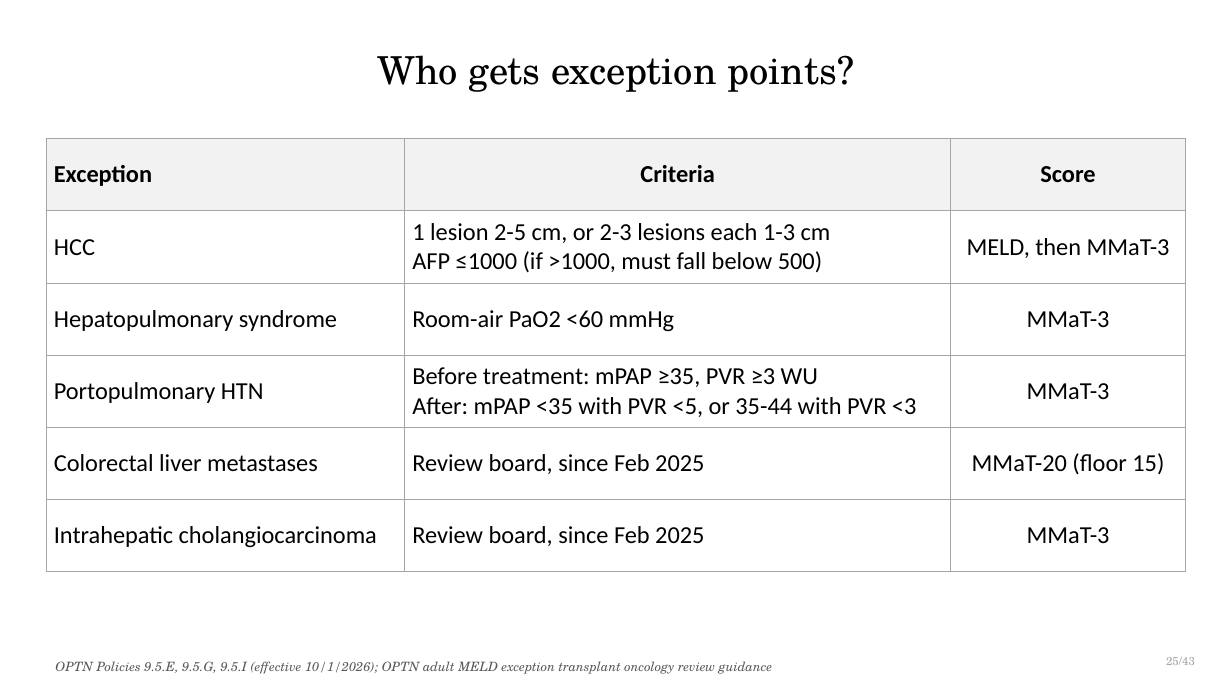
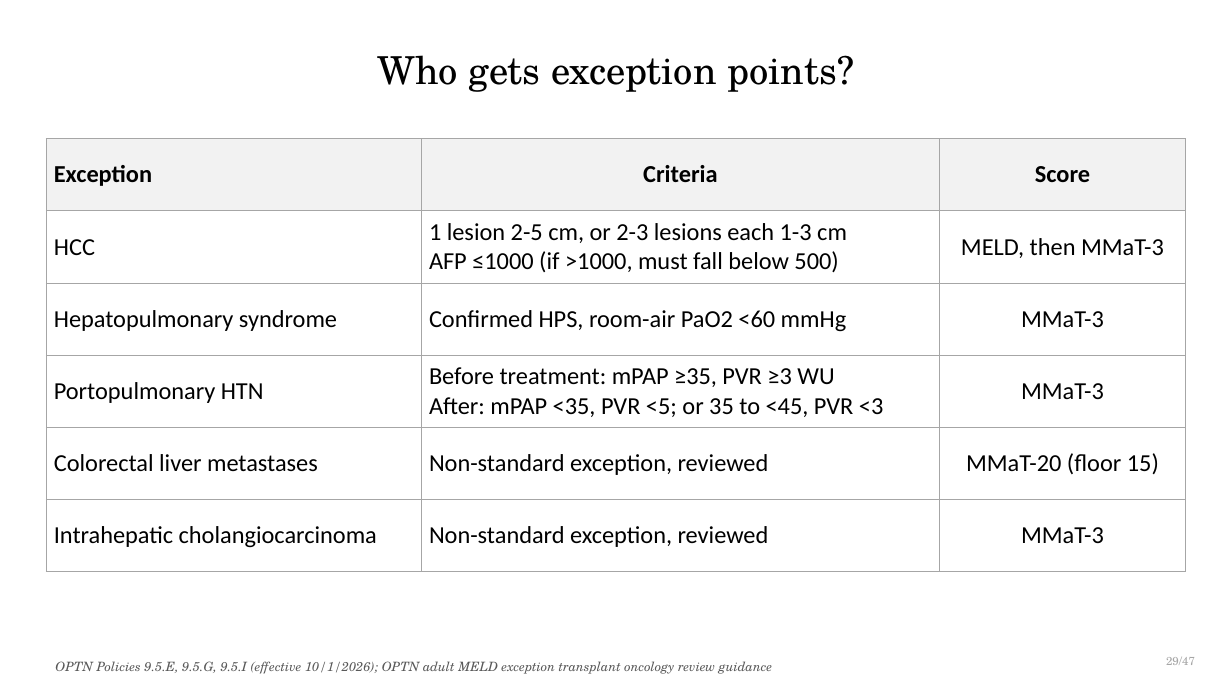
Before and after one commit to qaddodi/mohammad-almeqdadi-lectures, a slide deck: slide 31 of lectures/liver-transplant-grand-rounds-mmc-2026/Liver Transplantation When to Refer and Whats New.pptx (slide 27 before the commit). Drawn at 1232x693 pixels with LibreOffice and Linux fonts; fonts in the diff are those of the drawing. Boxes give left, top, right and bottom in pixels: in the first picture for what was removed or moved away, otherwise in the second. Text is boxed around its words. In the diff, an @@ line names an element or a change of style, - is before the commit and + after.

```diff
--- a/lectures/liver-transplant-grand-rounds-mmc-2026/Liver Transplantation When to Refer and Whats New.pptx
+++ b/lectures/liver-transplant-grand-rounds-mmc-2026/Liver Transplantation When to Refer and Whats New.pptx
@@ table at (x1=46, y1=139, x2=1186, y2=552) @@
-row 3, column 2: Room-air PaO2 <60 mmHg
+row 3, column 2: Confirmed HPS, room-air PaO2 <60 mmHg
-row 4, column 2: Before treatment: mPAP ≥35, PVR ≥3 WU / After: mPAP <35 with PVR <5, or 35-44 with PVR <3
+row 4, column 2: Before treatment: mPAP ≥35, PVR ≥3 WU / After: mPAP <35, PVR <5; or 35 to <45, PVR <3
-row 5, column 2: Review board, since Feb 2025
+row 5, column 2: Non-standard exception, reviewed
-row 6, column 2: Review board, since Feb 2025
+row 6, column 2: Non-standard exception, reviewed
@@ text at (x1=1166, y1=657, x2=1195, y2=665): text changed @@
-25/43
+29/47
```
Also in this commit, not shown: 44 other slides changed, 6 slides added, 1 slide removed, 10 other files.
